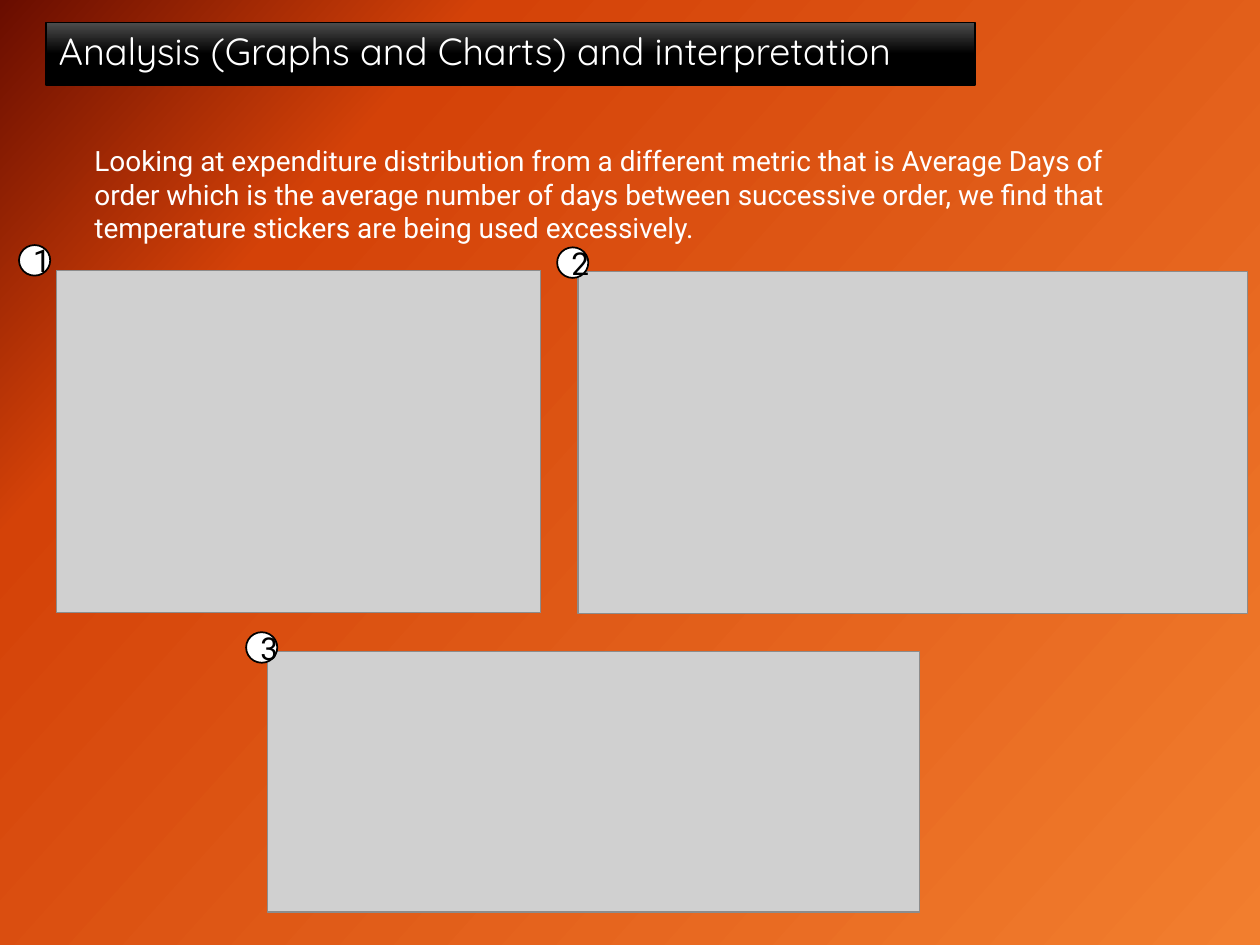
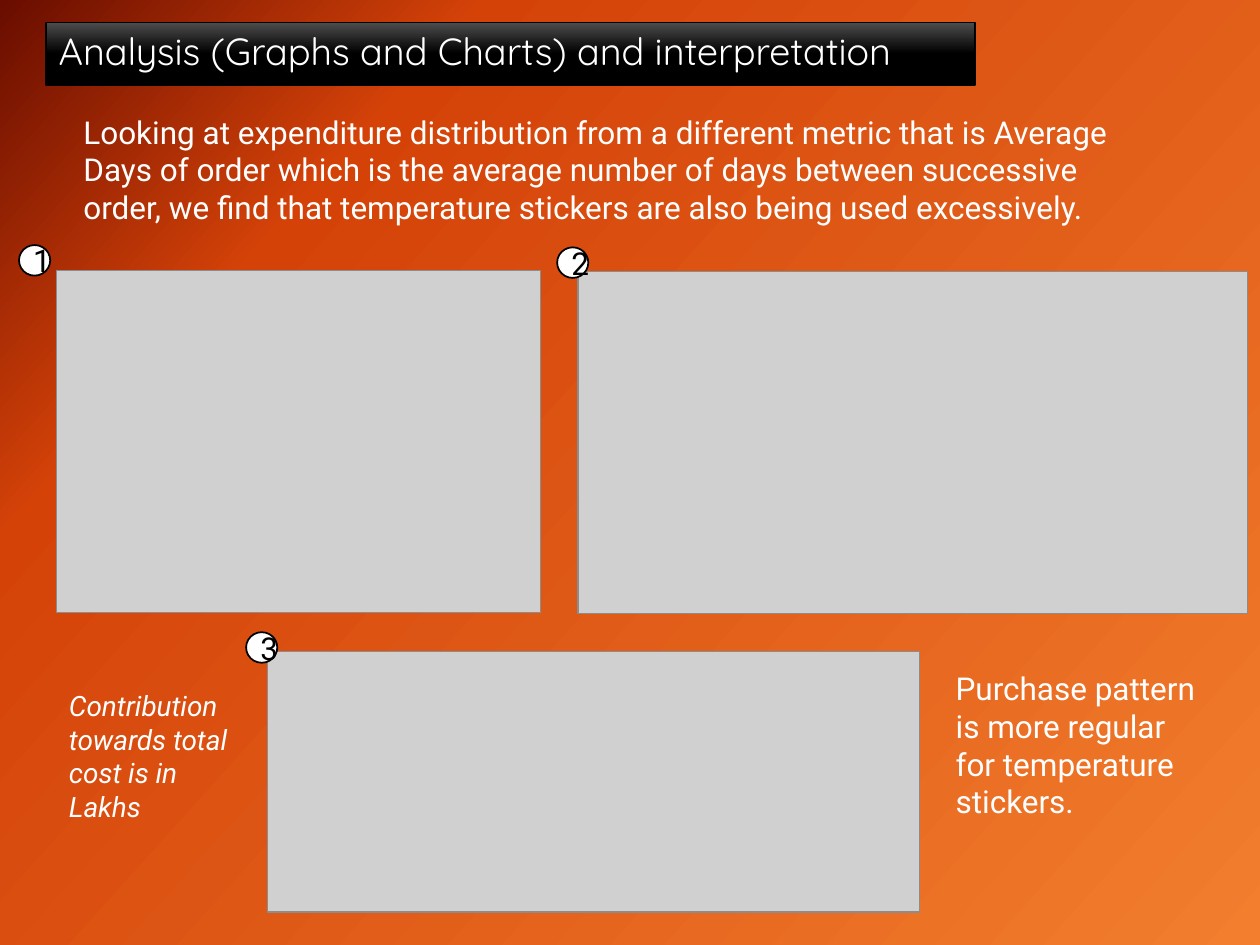
Before and after one commit to hem436/506761, a slide deck: slide 4 of MY CAPSTONE PROJECT-.pptx. Drawn at 1260x945 pixels with LibreOffice and Linux fonts; fonts in the diff are those of the drawing; grey boxes stand for pictures. Boxes give left, top, right and bottom in pixels: in the first picture for what was removed or moved away, otherwise in the second. Text is boxed around its words. In the diff, an @@ line names an element or a change of style, - is before the commit and + after.

```diff
--- a/MY CAPSTONE PROJECT-.pptx
+++ b/MY CAPSTONE PROJECT-.pptx
@@ text at (83,120,1107,226): text changed; size 16 to 18 pt @@
-Looking at expenditure distribution from a different metric that is Average Days of order which is the average number of days between successive order, we find that temperature stickers are being used excessively.
+Looking at expenditure distribution from a different metric that is Average Days of order which is the average number of days between successive order, we find that temperature stickers are also being used excessively.
@@ text added at (956,676,1195,814), 18 pt, text #FFFFFF @@
+Purchase pattern is more regular for temperature stickers.
@@ text added at (69,695,227,818), 16 pt, text #FFFFFF, italic @@
+Contribution towards total cost is in Lakhs
```
Also in this commit, not shown: 3 other slides changed, 2 other files.
